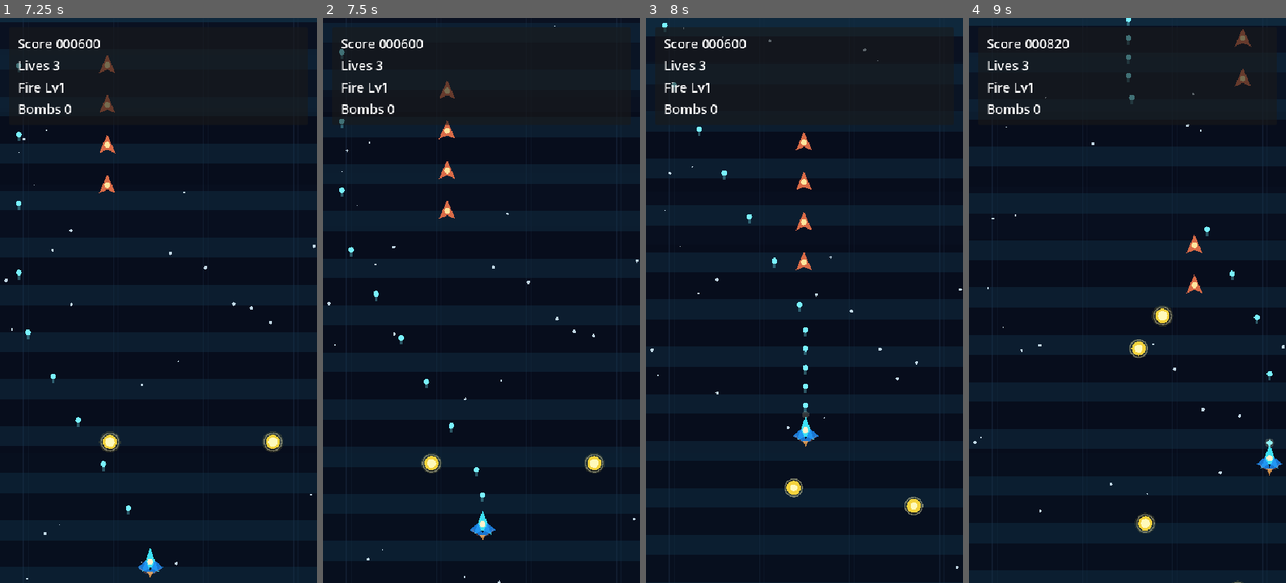
Above: before the commit, frames 1-4 (left to right).
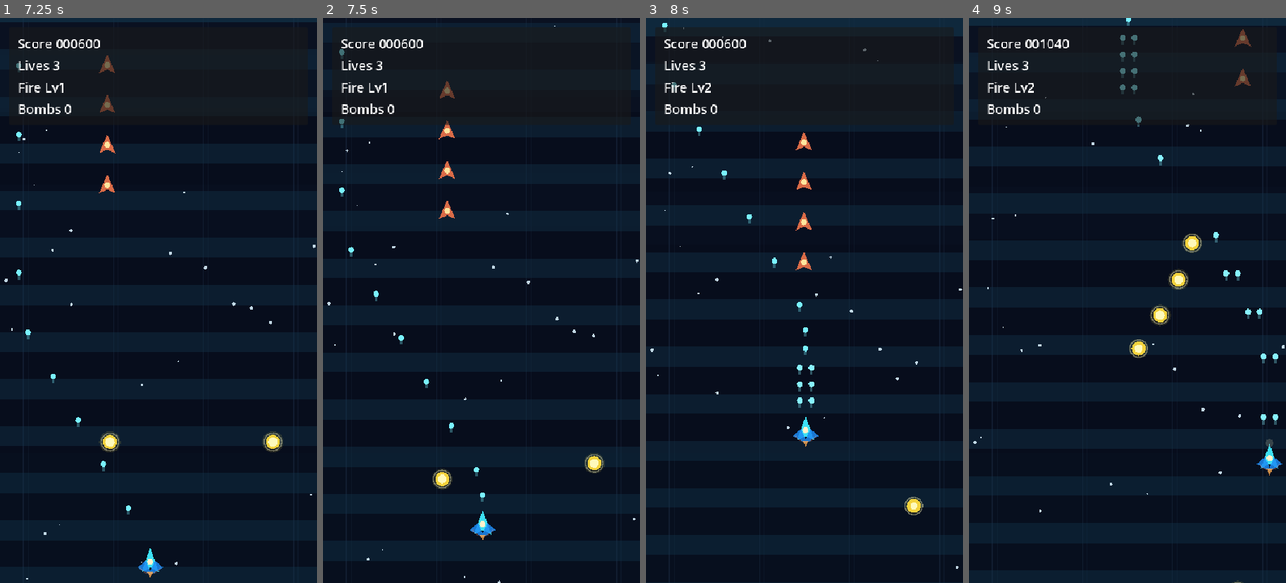
Above: after the commit, the same moments.

Repository: Drew-Z/raiden-prototype
Game: Godot game, scene res://scenes/ui/MainMenu.tscn
Two runs of this game, one before a commit and one after it. Both use one fixed random seed, a clock stepped at 60 frames per second and the inputs below.
Inputs (mouse positions are in pixels of both pictures, inside the frame that each line leads up to):
- Up to frame 1 (7.25 s): click "Start Game" at 0.5 s; tap Enter (ui_accept) at 1.25, 1.52, 2.27, 3.77, 4.52, 5.27, 6.77 s; move the mouse to (228, 272) at 1.27 s; hold Right (move_right) 1.28-2.03 s; tap Space (bomb) at 1.35, 2.1, 3.05, 3.8, 4.55, 5.3, 6.05, 6.6 s; click (228, 272) at 1.42 s; move the mouse to (95, 328) at 2.02 s; hold Down (move_down) 2.03-2.78 s; move the mouse to (190, 176) at 2.77 s; hold Right (move_right) 2.78-3.53 s; tap Shift at 2.85 s; move the mouse to (142, 413) at 3.52 s; hold Up (move_up) 3.53-4.28 s; tap X at 3.6 s; click (142, 413) at 3.67 s; move the mouse to (253, 385) at 4.27 s; hold Left (move_left) 4.28-5.78 s; tap P at 4.35 s; move the mouse to (63, 215) at 5.02 s; tap Keypad Enter at 5.1 s; move the mouse to (174, 300) at 5.77 s; hold Down (move_down) 5.78-6.53 s; tap Z at 5.85 s; click (174, 300) at 5.92 s; move the mouse to (110, 159) at 6.52 s; hold Right (move_right) from 6.53 s (still down)
- Up to frame 2 (7.5 s): move the mouse to (551, 272) at 7.27 s; release Right (move_right) at 7.28 s; hold Up (move_up) from 7.28 s (still down); tap Space (bomb) at 7.35 s
- Up to frame 3 (8 s): keep holding Up (move_up); tap Enter (ui_accept) at 7.52 s
- Up to frame 4 (9 s): move the mouse to (1064, 328) at 8.02 s; release Up (move_up) at 8.03 s; hold Right (move_right) 8.03-8.78 s; tap Shift at 8.1 s; click (1064, 328) at 8.17 s; tap Enter (ui_accept) at 8.27 s; tap Space (bomb) at 8.3 s; move the mouse to (1159, 176) at 8.77 s; hold Down (move_down) from 8.78 s (still down); tap X at 8.85 s

Frame 1 is identical in both runs. In frame 2, 0.4% of the frame differs, in the area x 30-41%, y 77-84%; in frame 3, 0.4%; in frame 4, 1.5%, in the area x 18-98%, y 3-92%.

Commit message:
feat: strengthen pickup flow and combat feedback

Diff:
--- a/scripts/entities/pickup.gd
+++ b/scripts/entities/pickup.gd
@@ -12,6 +12,7 @@
 var pulse := 0.0
 var pickup_type := "power"
 var collected_flash := 0.0
+var auto_collect := false
 
 
 func _init() -> void:
@@ -45,8 +46,15 @@
 	var player = get_tree().get_first_node_in_group("player")
 	if is_instance_valid(player):
 		var to_player: Vector2 = player.position - position
-		if to_player.length() < 140.0:
-			velocity += to_player.normalized() * 220.0
+		if player.position.y <= screen_rect.position.y + screen_rect.size.y * 0.3:
+			auto_collect = true
+		if auto_collect:
+			drift = lerpf(drift, 0.0, delta * 6.0)
+			var seek_speed: float = maxf(360.0, minf(760.0, to_player.length() * 3.2))
+			velocity = to_player.normalized() * seek_speed
+		elif to_player.length() < 180.0:
+			var magnet_strength: float = 220.0 + maxf(0.0, 180.0 - to_player.length()) * 1.8
+			velocity += to_player.normalized() * magnet_strength
 	position += velocity * delta
 	queue_redraw()
 
--- a/scripts/game/game_stage2.gd
+++ b/scripts/game/game_stage2.gd
@@ -550,6 +550,7 @@
 	var hint_color := Color(0.82, 0.94, 1.0)
 	var danger_strength := 0.0
 	var danger_color := Color(1.0, 0.28, 0.18, 1.0)
+	var bomb_alert_level := 0
 
 	if player.lives <= 1:
 		hint_text = _t("残机告急", "CRITICAL HULL")
@@ -558,9 +559,11 @@
 	elif player.bomb_count <= 0 and (boss_spawned or stage_time > boss_config.time - 5.5):
 		hint_text = _t("缺少炸弹缓冲", "NO BOMB BUFFER")
 		hint_color = Color(1.0, 0.7, 0.42)
+		bomb_alert_level = 2
 	elif player.bomb_count > 0 and enemy_bullet_count >= (10 if boss_spawned else 14):
 		hint_text = _t("炸弹窗口已开", "BOMB WINDOW OPEN")
 		hint_color = Color(1.0, 0.76, 0.34)
+		bomb_alert_level = 1
 	elif boss_spawned:
 		if active_boss.has_method("is_entry_locked") and active_boss.is_entry_locked():
 			hint_text = _t("Boss 鍏ュ満 // 绋充綇涓嚎", "BOSS ENTERING // HOLD CENTER")
@@ -597,6 +600,7 @@
 		hint_color = Color(0.92, 0.9, 1.0)
 
 	hud.set_status_hint(hint_text, hint_color)
+	hud.set_bomb_alert(bomb_alert_level)
 	hud.set_danger_overlay(danger_strength, danger_color)
 
 
@@ -704,13 +708,21 @@
 	_spawn_impact(enemy.position, scale, color)
 	if enemy.is_boss and amount >= 18:
 		_play_sfx("boss_hit")
-		_trigger_hit_stop(0.024, 0.18)
+		if enemy.has_method("is_core_exposed") and enemy.is_core_exposed():
+			_trigger_hit_stop(0.03, 0.16)
+			_start_shake(5.0, 0.06)
+		else:
+			_trigger_hit_stop(0.024, 0.18)
+			_start_shake(3.5, 0.05)
 	elif amount > 0:
 		_play_sfx("enemy_hit")
+		if _is_large_enemy(enemy) or amount >= 18:
+			_trigger_hit_stop(0.014, 0.42)
+			_start_shake(3.0, 0.05)
 
 
 func _on_enemy_destroyed(enemy, by_player: bool) -> void:
-	_spawn_explosion(enemy.position, 1.45 if enemy.is_boss else 0.92, enemy.is_boss)
+	_spawn_explosion(enemy.position, 1.45 if enemy.is_boss else (1.08 if _is_large_enemy(enemy) else 0.92), enemy.is_boss)
 	if enemy.is_boss:
 		_play_sfx("boss_break")
 		_clear_enemy_projectiles()
@@ -720,8 +732,12 @@
 		_trigger_hit_stop(0.08, 0.05)
 	else:
 		_play_sfx("enemy_destroy")
-		_start_shake(4.0, 0.08)
-		_trigger_hit_stop(0.018, 0.3)
+		_start_shake(6.0 if _is_large_enemy(enemy) else 4.0, 0.11 if _is_large_enemy(enemy) else 0.08)
+		if _is_large_enemy(enemy):
+			_trigger_hit_stop(0.024, 0.22)
+			hud.pulse_screen(Color(1.0, 0.82, 0.54, 0.08), 0.05)
+		else:
+			_trigger_hit_stop(0.018, 0.3)
 
 	if by_player:
 		RunState.register_enemy_destroyed(enemy.score_value, enemy.is_boss)
@@ -1160,6 +1176,16 @@
 		world_layer.position = world_layer.position.lerp(Vector2.ZERO, min(1.0, delta * 18.0))
 
 
+func _is_large_enemy(enemy) -> bool:
+	if not is_instance_valid(enemy):
+		return false
+	if enemy.is_boss:
+		return true
+	if int(enemy.max_health) >= 44 or int(enemy.score_value) >= 220:
+		return true
+	return String(enemy.enemy_role) in ["anchor", "carrier", "screener", "suppressor"]
+
+
 func _t(zh_text: String, en_text: String) -> String:
 	return RunState.loc(zh_text, en_text)
 
--- a/scripts/ui/hud_v2.gd
+++ b/scripts/ui/hud_v2.gd
@@ -38,6 +38,8 @@
 var cinematic_top_bar: ColorRect
 var cinematic_bottom_bar: ColorRect
 var narrow_layout := false
+var bomb_alert_level := 0
+var hud_anim_time := 0.0
 
 
 func _ready() -> void:
@@ -56,6 +58,30 @@
 	_build_cinematic_bars()
 
 
+func _process(delta: float) -> void:
+	hud_anim_time += delta
+	if not is_instance_valid(bomb_hint_label) or not is_instance_valid(bomb_label):
+		return
+	if bomb_alert_level <= 0:
+		bomb_hint_label.scale = bomb_hint_label.scale.lerp(Vector2.ONE, min(1.0, delta * 10.0))
+		bomb_label.scale = bomb_label.scale.lerp(Vector2.ONE, min(1.0, delta * 10.0))
+		bomb_hint_label.modulate = bomb_hint_label.modulate.lerp(Color(1.0, 1.0, 1.0, 1.0), min(1.0, delta * 10.0))
+		bomb_label.modulate = bomb_label.modulate.lerp(Color(1.0, 1.0, 1.0, 1.0), min(1.0, delta * 10.0))
+		return
+
+	var pulse := 0.5 + 0.5 * sin(hud_anim_time * (7.4 if bomb_alert_level == 1 else 8.6))
+	if bomb_alert_level == 1:
+		bomb_hint_label.modulate = Color(1.0, 0.84, 0.48).lerp(Color(1.0, 1.0, 1.0), pulse * 0.55)
+		bomb_label.modulate = Color(1.0, 0.92, 0.74).lerp(Color(1.0, 1.0, 1.0), pulse * 0.4)
+		bomb_hint_label.scale = Vector2.ONE * (1.0 + pulse * 0.05)
+		bomb_label.scale = Vector2.ONE * (1.0 + pulse * 0.03)
+	else:
+		bomb_hint_label.modulate = Color(1.0, 0.48, 0.42).lerp(Color(1.0, 0.8, 0.72), pulse * 0.45)
+		bomb_label.modulate = Color(1.0, 0.72, 0.62).lerp(Color(1.0, 0.92, 0.86), pulse * 0.3)
+		bomb_hint_label.scale = Vector2.ONE * (1.0 + pulse * 0.07)
+		bomb_label.scale = Vector2.ONE * (1.0 + pulse * 0.04)
+
+
 func _build_status_panel() -> void:
 	var top_panel := PanelContainer.new()
 	top_panel.set_anchors_preset(Control.PRESET_TOP_WIDE)
@@ -419,6 +445,10 @@
 	status_label.add_theme_color_override("font_color", color)
 
 
+func set_bomb_alert(level: int) -> void:
+	bomb_alert_level = clampi(level, 0, 2)
+
+
 func show_banner(text: String, color: Color = Color(1.0, 1.0, 1.0)) -> void:
 	banner_label.text = text
 	banner_label.add_theme_color_override("font_color", color)
Not shown, changed: docs/progress.md
